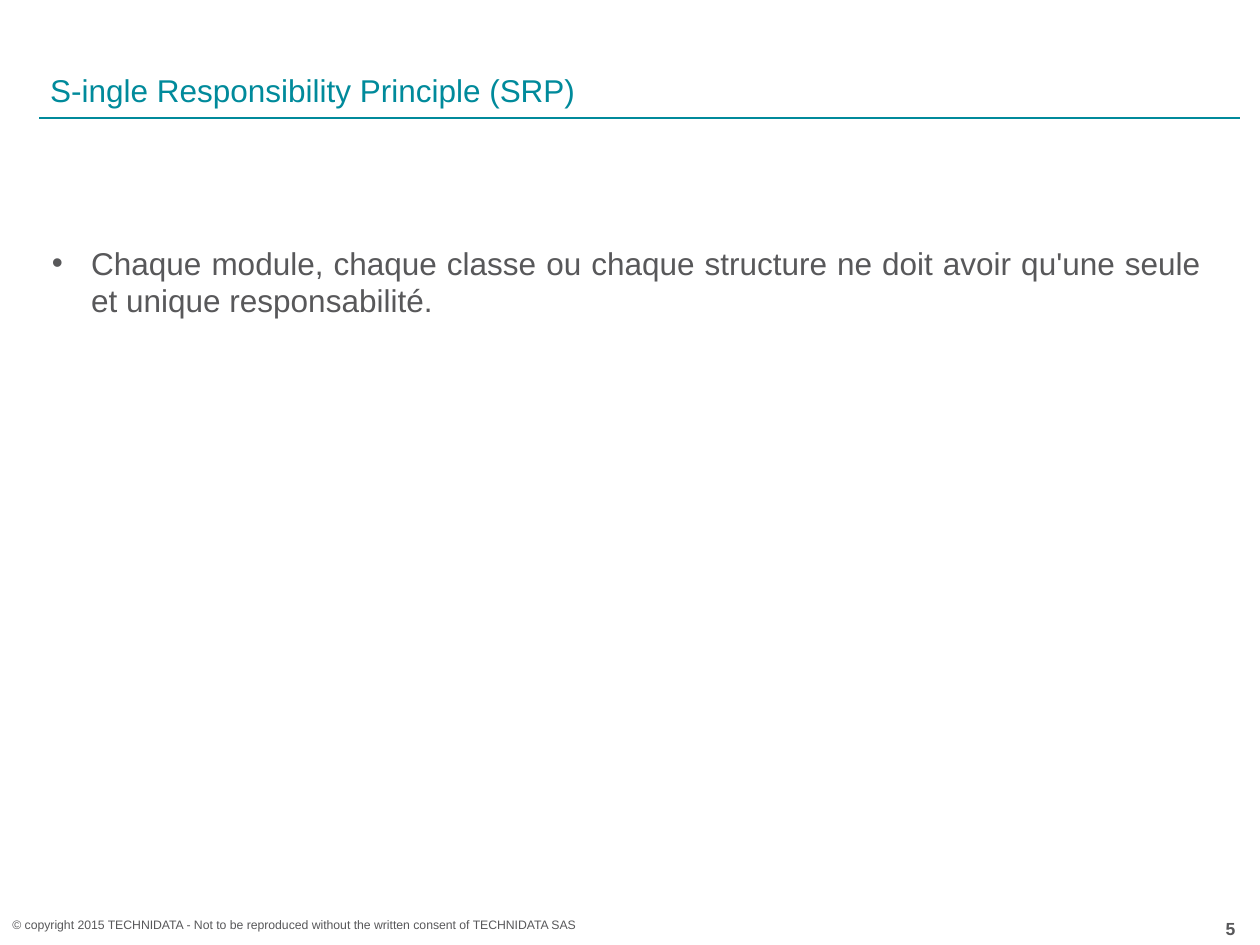
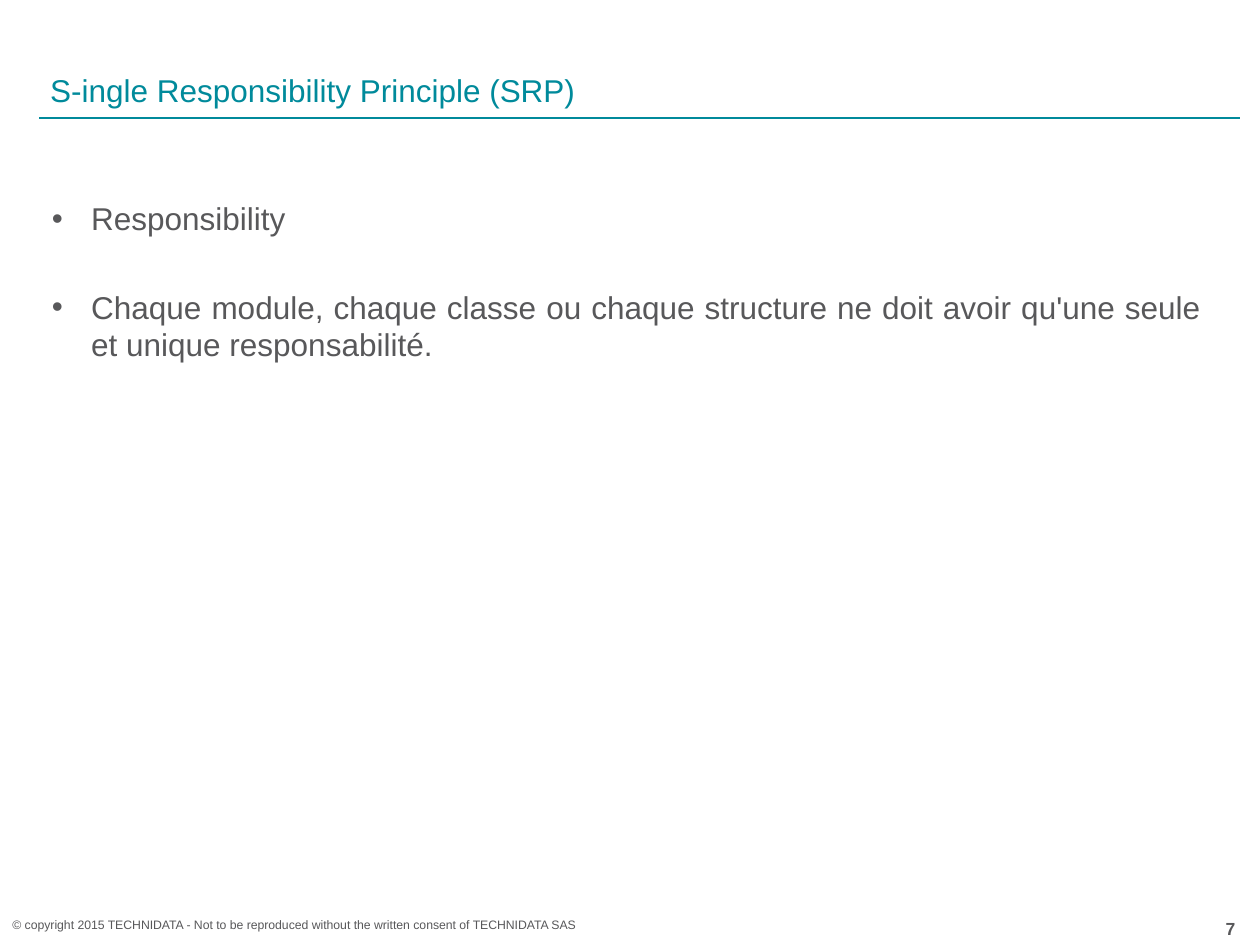
Before and after one commit to acoudene/ObjectCalisthenics, a slide deck: slide 7 of ObjectCalisthenics.pptx (slide 5 before the commit). Drawn at 1260x945 pixels with LibreOffice and Linux fonts; fonts in the diff are those of the drawing; background and template pictures are left out. Boxes give left, top, right and bottom in pixels: in the first picture for what was removed or moved away, otherwise in the second. Text is boxed around its words. In the diff, an @@ line names an element or a change of style, - is before the commit and + after.

```diff
--- a/ObjectCalisthenics.pptx
+++ b/ObjectCalisthenics.pptx
@@ text at (91,207,285,236): paragraph added @@
+• Responsibility
@@ page number at (1226,923,1236,935): text changed @@
-5
+7
```
Also in this commit, not shown: 6 other slides changed, 3 slides added.
